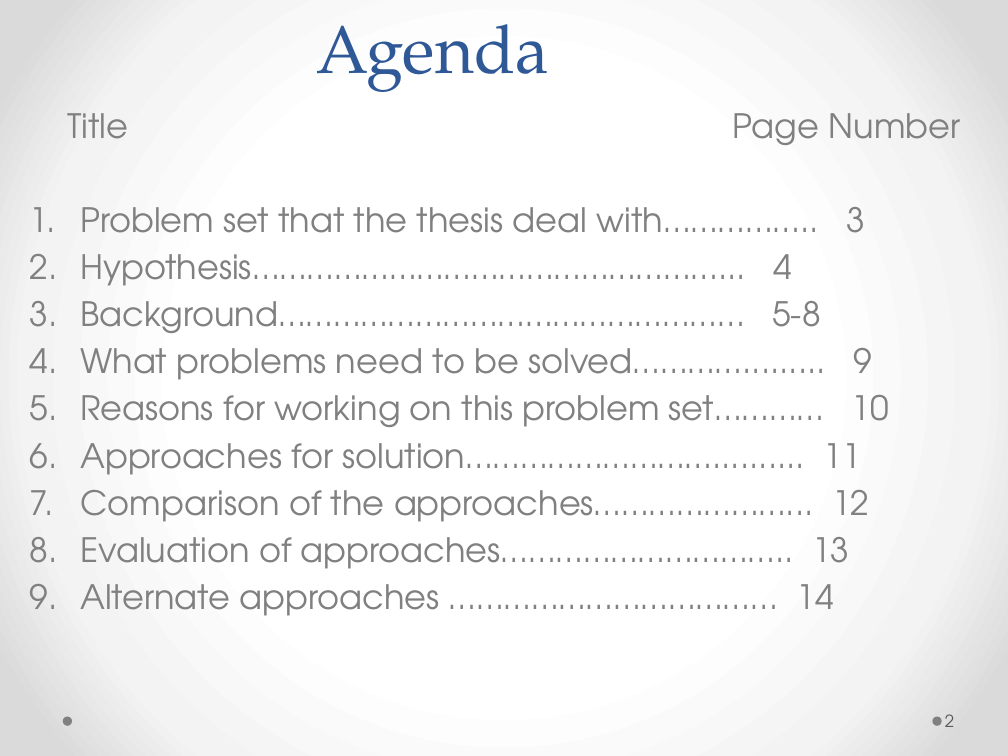
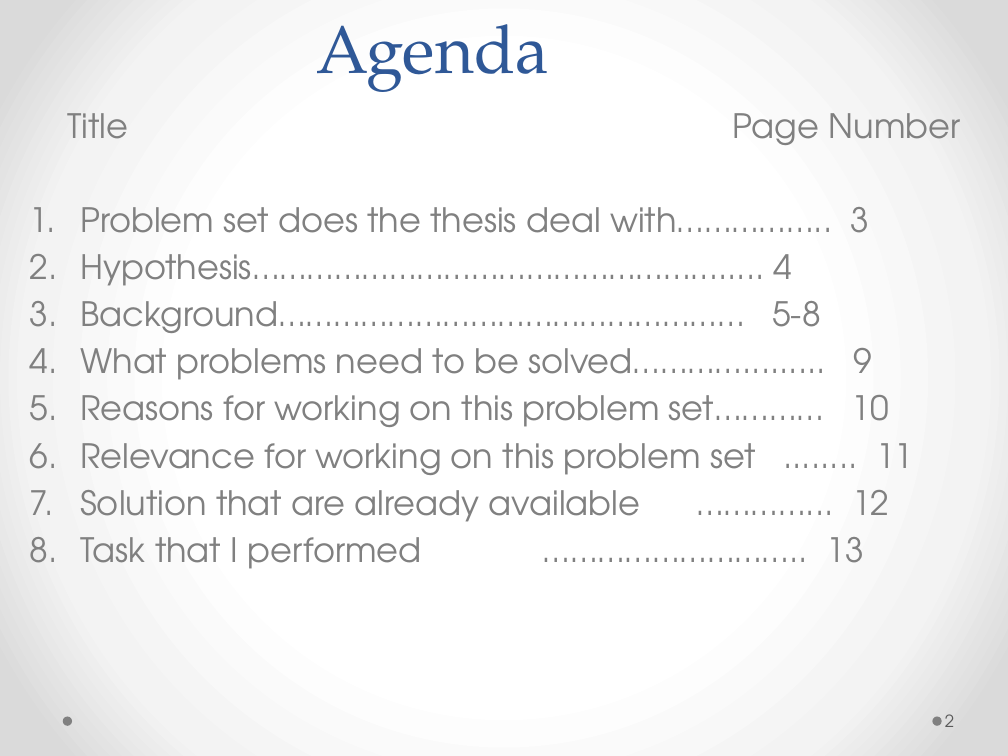
Before and after one commit to amit1984/Thesis, a slide deck: slide 2 of thesis_v4.pptx. Drawn at 1008x756 pixels with LibreOffice and Linux fonts; fonts in the diff are those of the drawing. Boxes give left, top, right and bottom in pixels: in the first picture for what was removed or moved away, otherwise in the second. Text is boxed around its words. In the diff, an @@ line names an element or a change of style, - is before the commit and + after.

Commit message:
added ppt

```diff
--- a/thesis_v4.pptx
+++ b/thesis_v4.pptx
@@ text at (80,207,870,286): text changed @@
-1. Problem set that the thesis deal with…………….. 3
-2. Hypothesis……………………………………………... 4
+1. Problem set does the thesis deal with…………….. 3
+2. Hypothesis……………………………………………..... 4
@@ text at (80,443,913,569): text changed @@
-6. Approaches for solution……………………….......... 11
-7. Comparison of the approaches…………………... 12
-8. Evaluation of approaches………………………….. 13
-9. Alternate approaches ……………………………… 14
+6. Relevance for working on this problem set ........ 11
+7. Solution that are already available …………... 12
+8. Task that I performed ……………………….. 13
```
Also in this commit, not shown: 14 other slides changed, 6 slides added, 4 slides removed, 1 other file.
